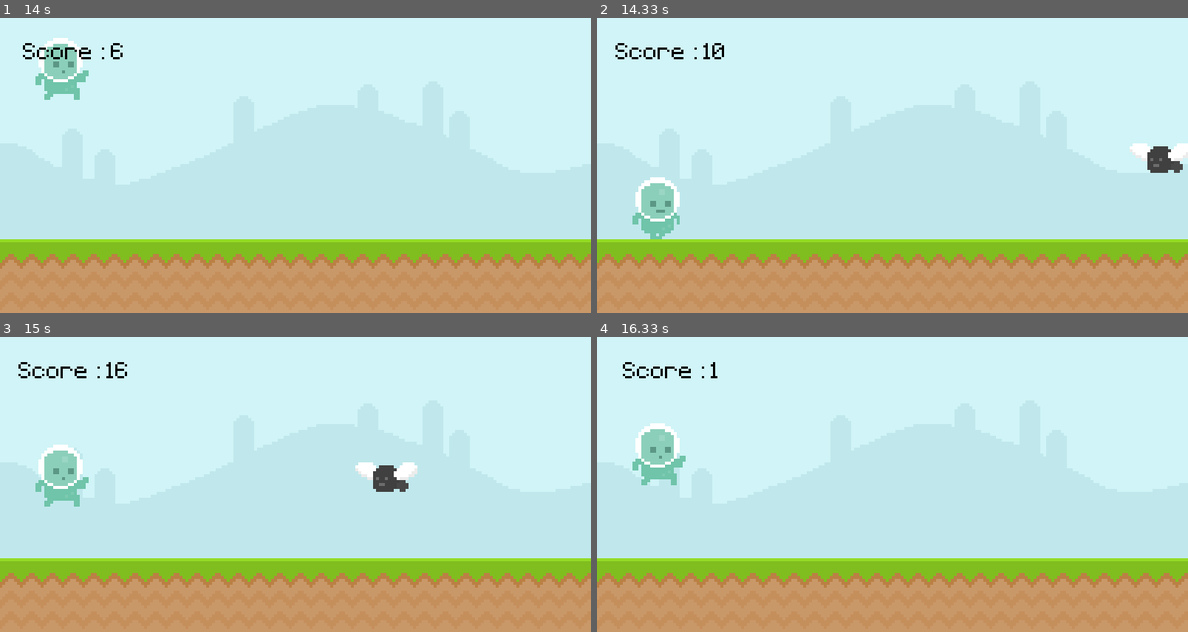
Above: before the commit, frames 1-4 (two rows, left to right).
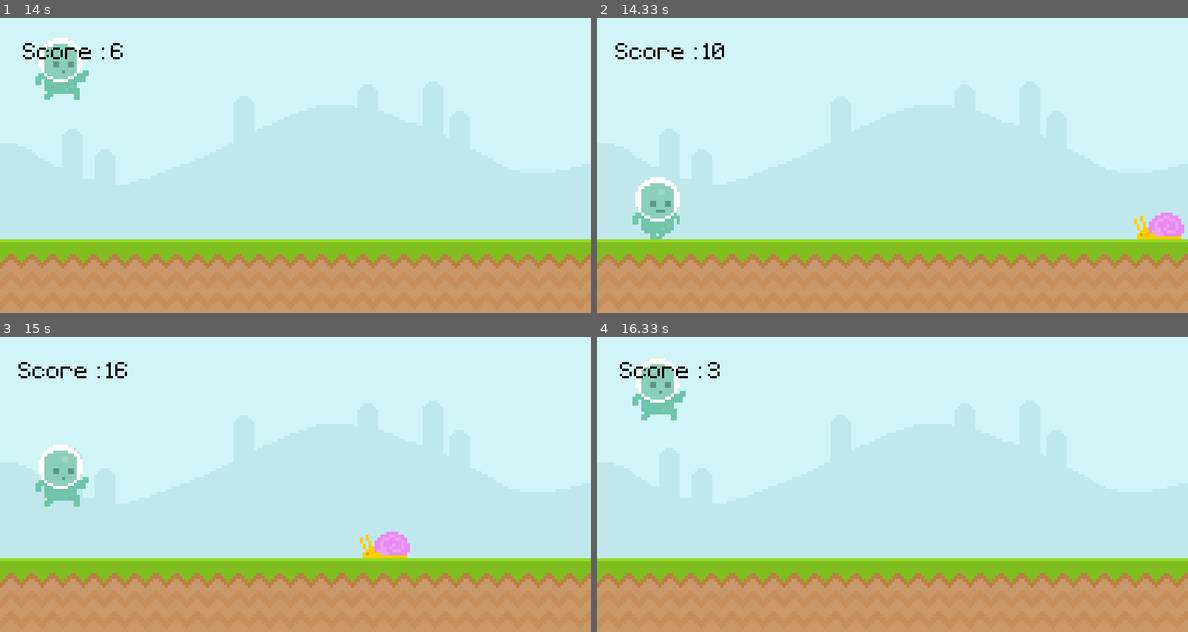
Above: after the commit, the same moments.

Repository: Sp0601/Pygame-Game-Exemple
Game: pygame game, started from main.py
Same seed, same stepped clock (60 frames per second), same inputs: the game is played once before the commit and once after it.
Inputs:
- Up to frame 1 (14 s): tap Space at 0.33, 3.17, 3.57, 3.87, 4.73, 5.13, 5.43, 5.63, 5.93, 6.47, 6.77, 6.97, 7.27, 7.53, 7.87, 8.17, 8.3, 8.7, 9, 9.77, 10.07, 10.77, 11.1, 11.4, 12.17, 12.5, 12.8, 13.33, 13.63 s
- Up to frame 2 (14.33 s): tap Space at 14 s
- Up to frame 3 (15 s): tap Space at 14.4, 14.7, 14.9 s
- Up to frame 4 (16.33 s): tap Space at 15.2, 15.4, 15.73, 16.03, 16.23 s

Frame 1 is identical in both runs. In frame 2, 1.3% of the frame differs, in the area x 90-100%, y 42-75%; in frame 3, 1.3%; in frame 4, 2.7%, in the area x 3-21%, y 7-51%.

Commit message:
Add files via upload

Diff:
--- a/main.py
+++ b/main.py
@@ -53,11 +53,16 @@
             self.frames = [fly1,fly2]
             y_pos = 210
 
-        else:
+        elif type == "snail":
             snail_1 = pygame.image.load('graphics/snail/snail1.png').convert_alpha()
             snail_2 = pygame.image.load('graphics/snail/snail2.png').convert_alpha()
             self.frames = [snail_1,snail_2]
             y_pos = 300
+
+        else:
+            bullet = pygame.image.load('graphics/bullet/bullet.png').convert_alpha()
+            self.frames = [bullet]
+            y_pos = 260
 
         self.animation_index = 0
         self.image = self.frames[self.animation_index]
@@ -135,7 +140,7 @@
         if game_active:
 
             if event.type == obstacle_timer and game_active:
-                obstacle_group.add(Obstacle(choice(['fly','snail','snail'])))
+                obstacle_group.add(Obstacle(choice(['fly','snail','snail','snail','bullet'])))
 
         else:
             if event.type == pygame.KEYDOWN and event.key == pygame.K_SPACE:
Binary file added: cover.png
Binary file added: graphics/bullet/bullet.png
